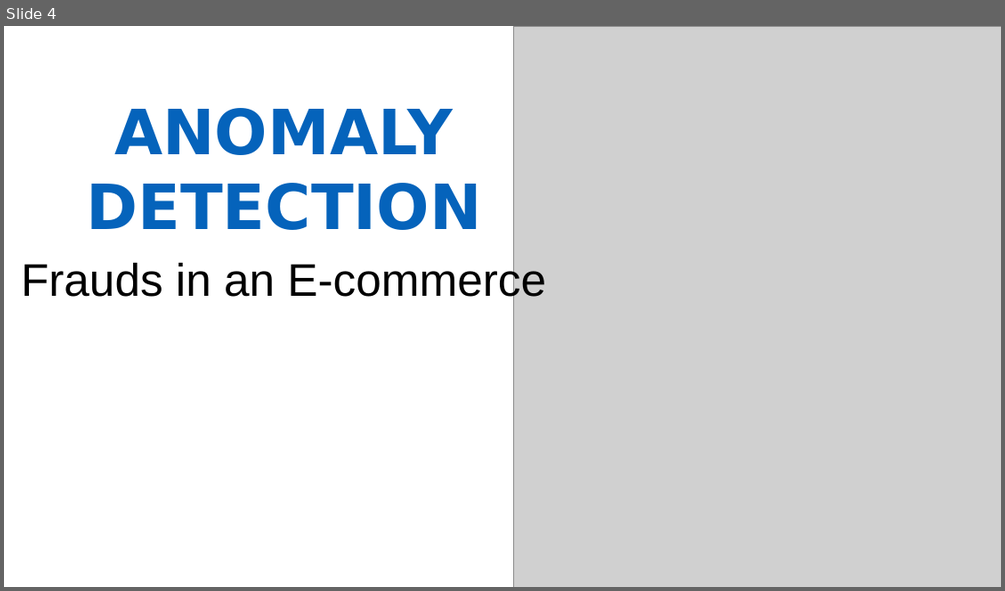
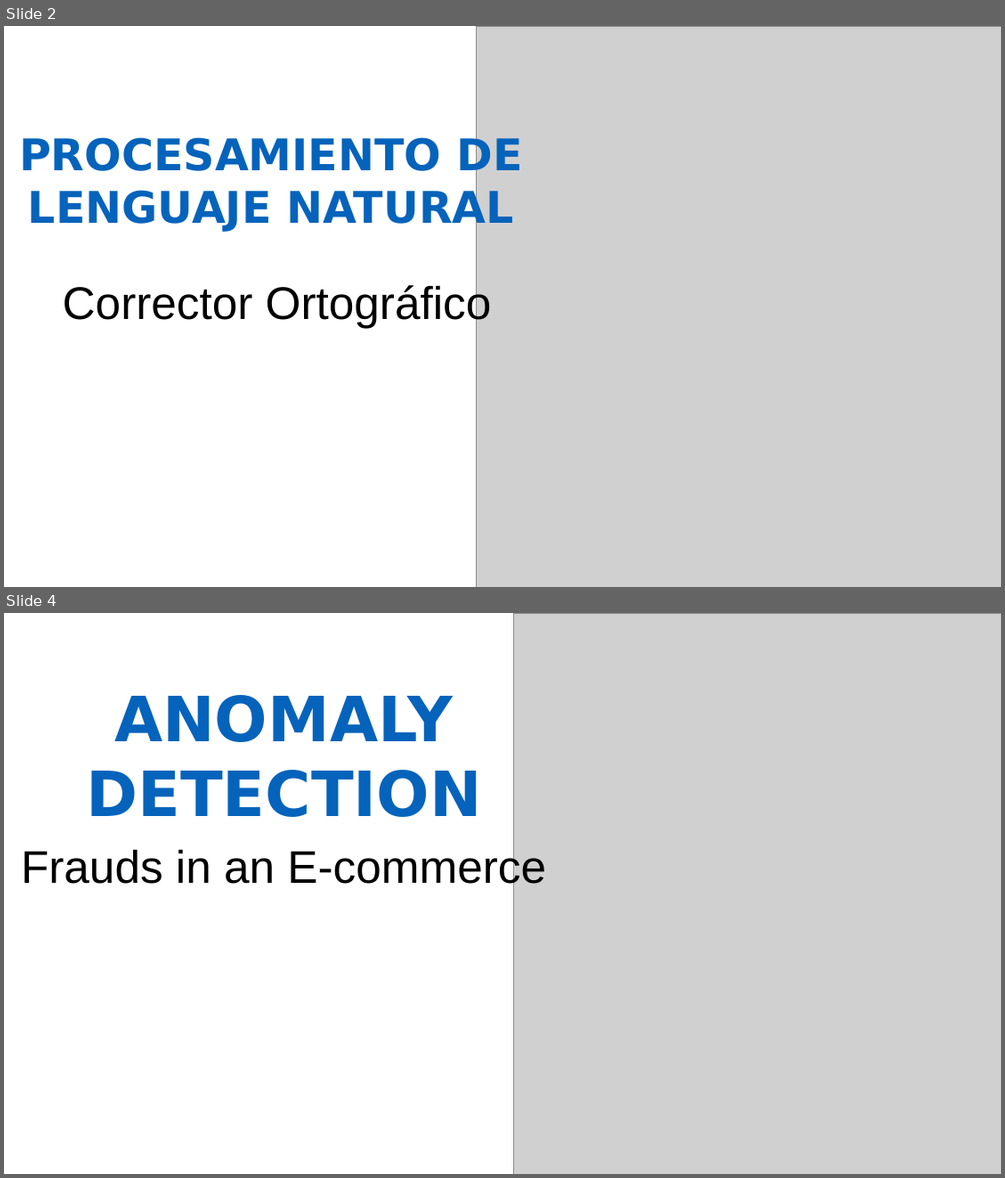
Before and after one commit to diassmatheus/es, a slide deck: assets/img/portfolio/cards-portifolio.pptx. Shown one above the other, each under a label of ours: slide 4 before the commit, slides 2 and 4 after it; the slides between them are not shown. The pictures are 1005x591 and 1005x1178 pixels, drawn with LibreOffice and Linux fonts; fonts in the diff are those of the drawing; grey boxes stand for pictures. Boxes give left, top, right and bottom in pixels: in the first picture for what was removed or moved away, otherwise in the second. Text is boxed around its words. In the diff, an @@ line names an element or a change of style, - is before the commit and + after.

```diff
--- a/assets/img/portfolio/cards-portifolio.pptx
+++ b/assets/img/portfolio/cards-portifolio.pptx
@@ slide 2 added at <box>4,26,1001,587</box>, background #FFFFFF @@
@@ picture added at <box>476,26,1001,587</box> @@
@@ text added at <box>19,135,523,232</box>, 42 pt, text #0563BB, bold @@
+PROCESAMIENTO DE LENGUAJE NATURAL
@@ text added at <box>63,282,492,328</box>, 44 pt, text #000000 @@
+Corrector Ortográfico
```
Also in this commit, not shown: 1 slide changed, 1 other slide added, 2 slides removed, 7 other files.
